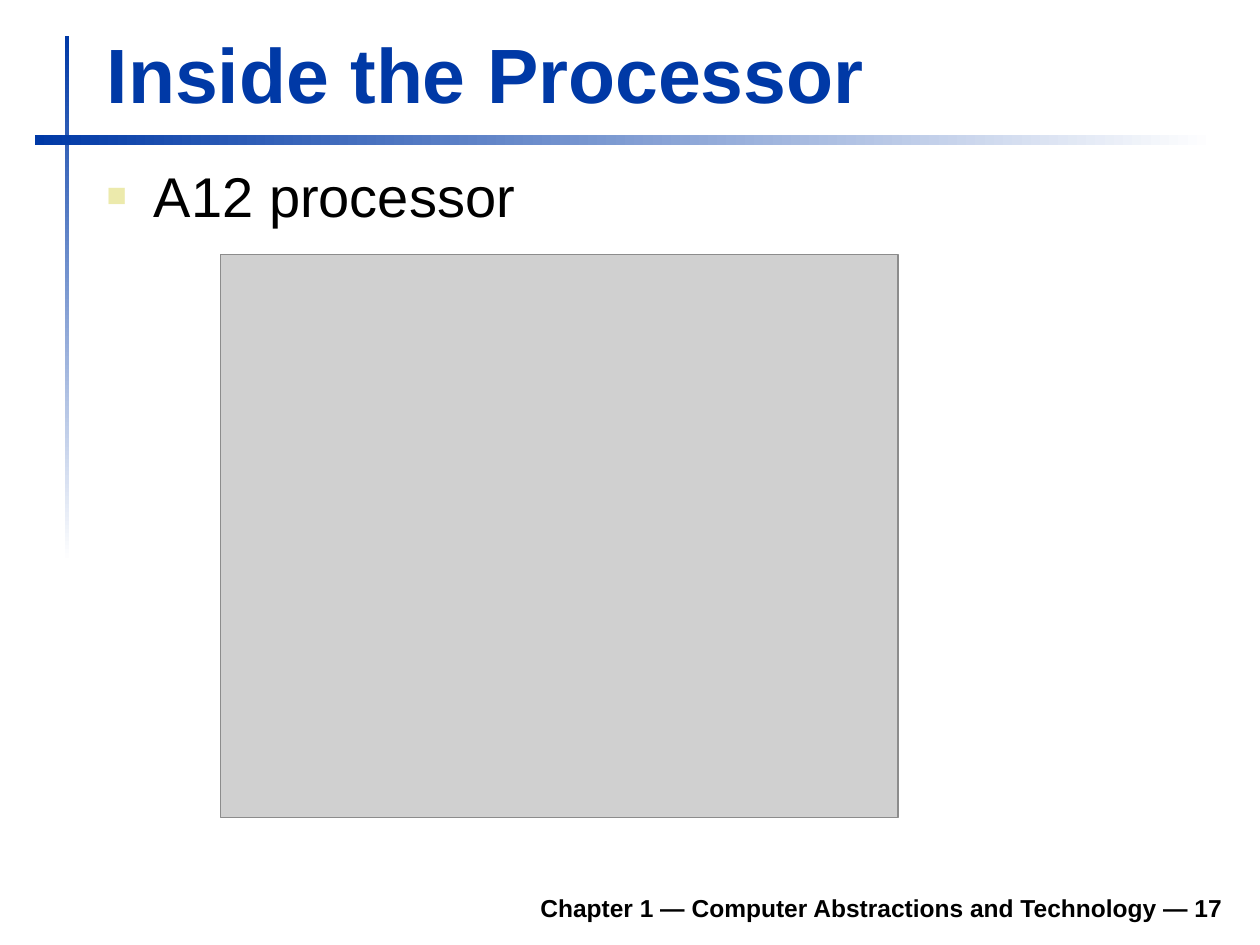
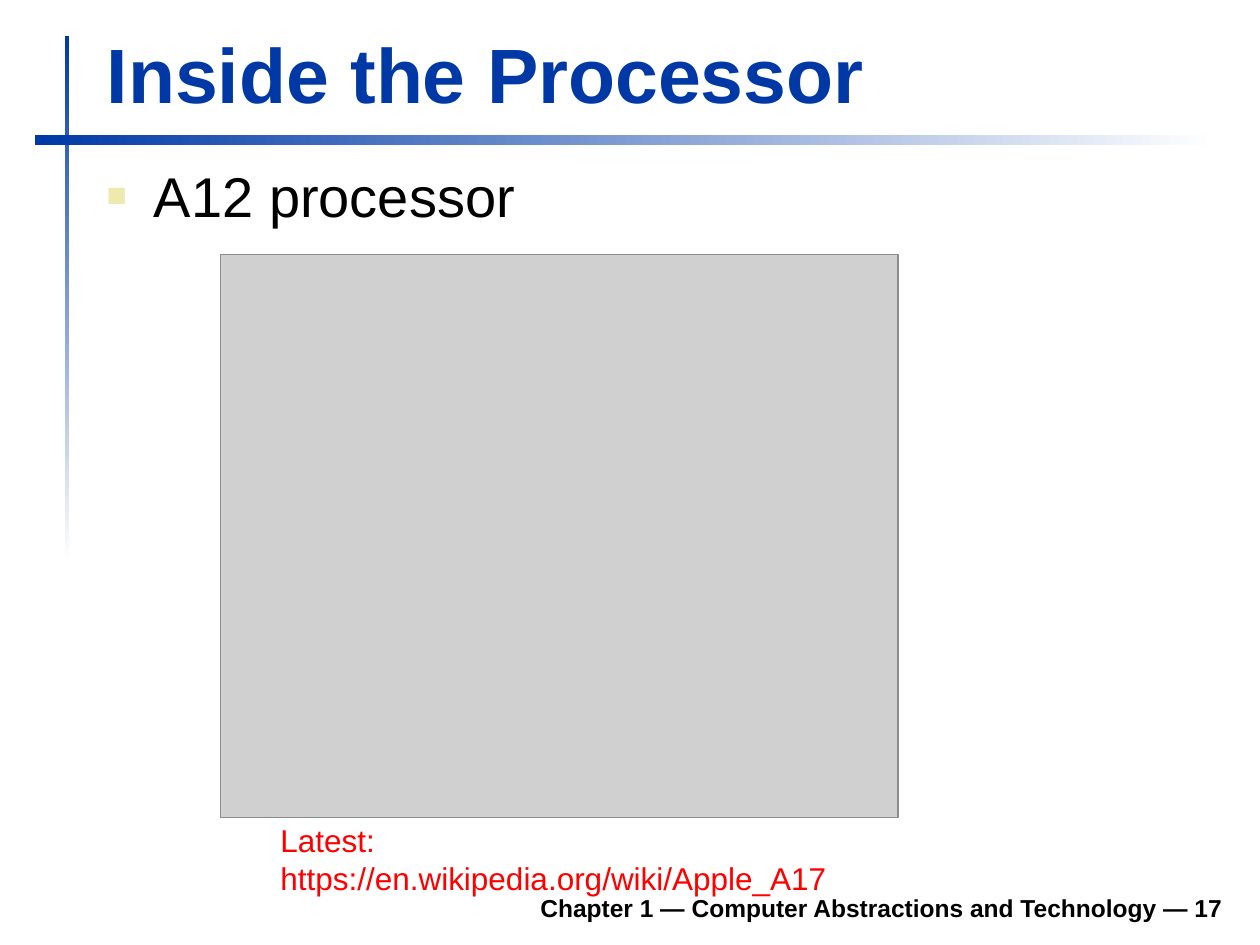
Before and after one commit to robmarano/robmarano.github.io, a slide deck: slide 17 of courses/ece251/books/patterson-hennessey/Patterson6e_MIPS_Ch01_PPT.ppt. Drawn at 1260x945 pixels with LibreOffice and Linux fonts; fonts in the diff are those of the drawing; grey boxes stand for pictures; background and template pictures are left out. Boxes give left, top, right and bottom in pixels: in the first picture for what was removed or moved away, otherwise in the second. Text is boxed around its words. In the diff, an @@ line names an element or a change of style, - is before the commit and + after.

```diff
--- a/courses/ece251/books/patterson-hennessey/Patterson6e_MIPS_Ch01_PPT.ppt
+++ b/courses/ece251/books/patterson-hennessey/Patterson6e_MIPS_Ch01_PPT.ppt
@@ text added at [280,830,826,896], 18 pt, text #FF0000 @@
+Latest: https://en.wikipedia.org/wiki/Apple_A17
```
Also in this commit, not shown: 4 other slides changed, 2 other files.
